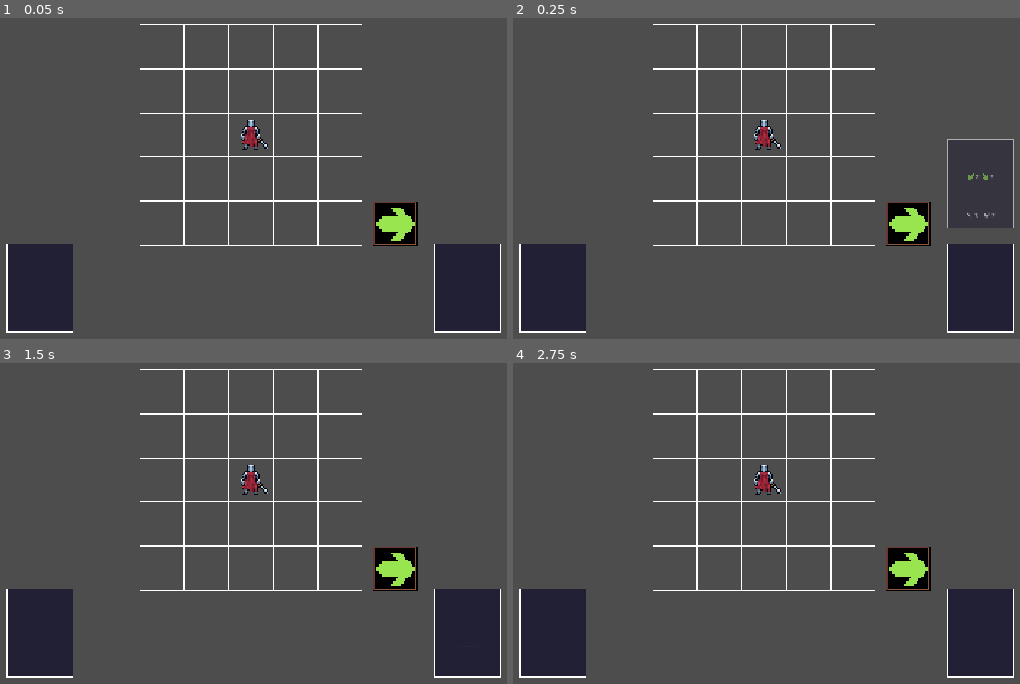
Above: before the commit, frames 1-4 (two rows, left to right).
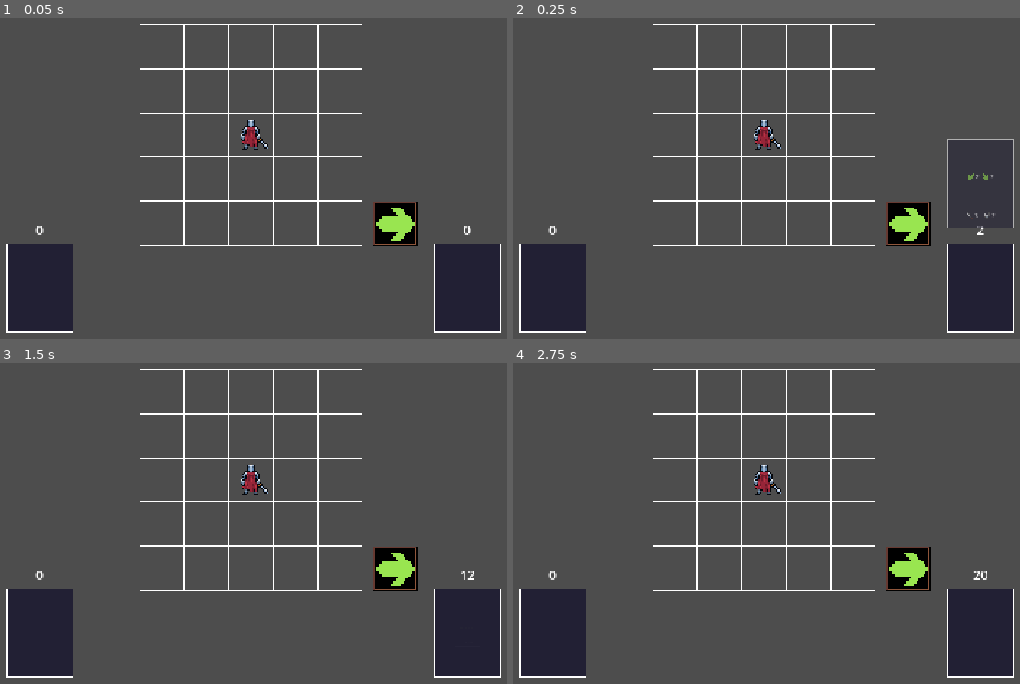
Above: after the commit, the same moments.

Repository: TheLizarditto/Foxtrot1Prototipo
Game: Godot game, scene res://Scenes/main.tscn
Two runs of this game, one before a commit and one after it. Both use one fixed random seed, a clock stepped at 60 frames per second and the inputs below.
Inputs:
- Up to frame 1 (0.05 s): no input
- Up to frame 2 (0.25 s): no input
- Up to frame 3 (1.5 s): no input
- Up to frame 4 (2.75 s): no input

The runs differ from the first frame. In frame 1, less than 0.1% of the frame differs, in the area x 6-93%, y 64-68%; in frame 2, less than 0.1%; in frame 3, less than 0.1%; in frame 4, less than 0.1%, in the area x 6-94%, y 64-68%.

Commit message:
Feat: funciones de descarte de cartas y contador de cartas de prueba para cada mazo

Diff:
--- a/Scenes/mazo_descarte.tscn
+++ b/Scenes/mazo_descarte.tscn
@@ -8,3 +8,13 @@
 
 [node name="Sprite" type="Sprite2D" parent="."]
 texture = ExtResource("2_hxpfk")
+
+[node name="ContadorCartas" type="Label" parent="."]
+offset_left = -48.0
+offset_top = -96.0
+offset_right = 48.0
+offset_bottom = -72.0
+theme_override_font_sizes/font_size = 18
+text = "0"
+horizontal_alignment = 1
+vertical_alignment = 1
--- a/Scenes/mazo_robo.tscn
+++ b/Scenes/mazo_robo.tscn
@@ -8,3 +8,13 @@
 
 [node name="Sprite" type="Sprite2D" parent="."]
 texture = ExtResource("2_ywvf4")
+
+[node name="ContadorCartas" type="Label" parent="."]
+offset_left = -48.0
+offset_top = -96.0
+offset_right = 48.0
+offset_bottom = -72.0
+theme_override_font_sizes/font_size = 18
+text = "0"
+horizontal_alignment = 1
+vertical_alignment = 1
--- a/Scripts/mazo_descarte.gd
+++ b/Scripts/mazo_descarte.gd
@@ -1,7 +1,14 @@
 extends Node2D
 class_name MazoDescarte
 
+@onready var contador_cartas: Label = $ContadorCartas
+
 var cartas: Array[Dictionary] = []
+
+# Inicializa el contador temporal del mazo de descarte.
+func _ready() -> void:
+	_actualizar_contador()
+
 
 # Carga las cartas recibidas en el mazo de descarte.
 func cargar_cartas(datos_cartas: Array[Dictionary]) -> void:
@@ -14,11 +21,13 @@
 # Vacia todas las cartas guardadas en el mazo de descarte.
 func vaciar() -> void:
 	cartas.clear()
+	_actualizar_contador()
 
 
 # Recibe una carta jugada y la guarda al final del mazo de descarte.
 func recibir_carta(datos: Dictionary) -> void:
 	cartas.append(Carta.normalizar_datos(datos))
+	_actualizar_contador()
 
 
 # Devuelve todas las cartas del descarte en orden y deja el mazo vacio.
@@ -47,3 +56,11 @@
 # Indica si el mazo de descarte no tiene cartas disponibles.
 func esta_vacio() -> bool:
 	return cartas.is_empty()
+
+
+# Actualiza el contador temporal con la cantidad actual de cartas.
+func _actualizar_contador() -> void:
+	if not is_node_ready():
+		return
+
+	contador_cartas.text = str(cantidad())
--- a/Scripts/mazo_robo.gd
+++ b/Scripts/mazo_robo.gd
@@ -14,7 +14,14 @@
 @export var min_espera_carta_visible := 0.01
 @export var escala_carta_al_entrar := Vector2(0.35, 0.35)
 
+@onready var contador_cartas: Label = $ContadorCartas
+
 var cartas: Array[Dictionary] = []
+
+# Inicializa el contador temporal del mazo de robo.
+func _ready() -> void:
+	_actualizar_contador()
+
 
 # Carga las cartas recibidas en la cola del mazo de robo.
 func cargar_cartas(datos_cartas: Array[Dictionary]) -> void:
@@ -27,11 +34,13 @@
 # Vacia todas las cartas guardadas en el mazo de robo.
 func vaciar() -> void:
 	cartas.clear()
+	_actualizar_contador()
 
 
 # Inserta una carta al final de la cola del mazo de robo.
 func insertar_carta(datos: Dictionary) -> void:
 	cartas.append(Carta.normalizar_datos(datos))
+	_actualizar_contador()
 
 
 # Anima las cartas recibidas entrando al mazo de robo y las inserta en el mismo orden.
@@ -54,6 +63,7 @@
 		return {}
 
 	var datos: Dictionary = cartas.pop_front()
+	_actualizar_contador()
 	return datos.duplicate(true)
 
 
@@ -65,6 +75,14 @@
 # Indica si el mazo de robo no tiene cartas disponibles.
 func esta_vacio() -> bool:
 	return cartas.is_empty()
+
+
+# Actualiza el contador temporal con la cantidad actual de cartas.
+func _actualizar_contador() -> void:
+	if not is_node_ready():
+		return
+
+	contador_cartas.text = str(cantidad())
 
 
 # Crea una carta visual en la posicion de origen de la animacion.
